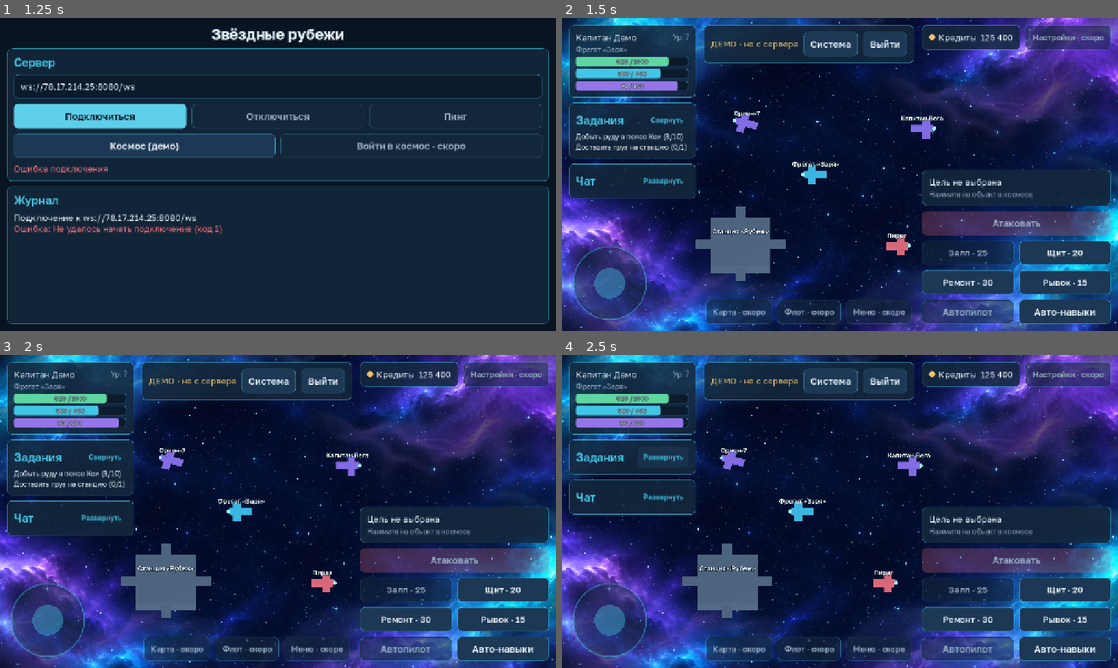
Above: before the commit, frames 1-4 (two rows, left to right).
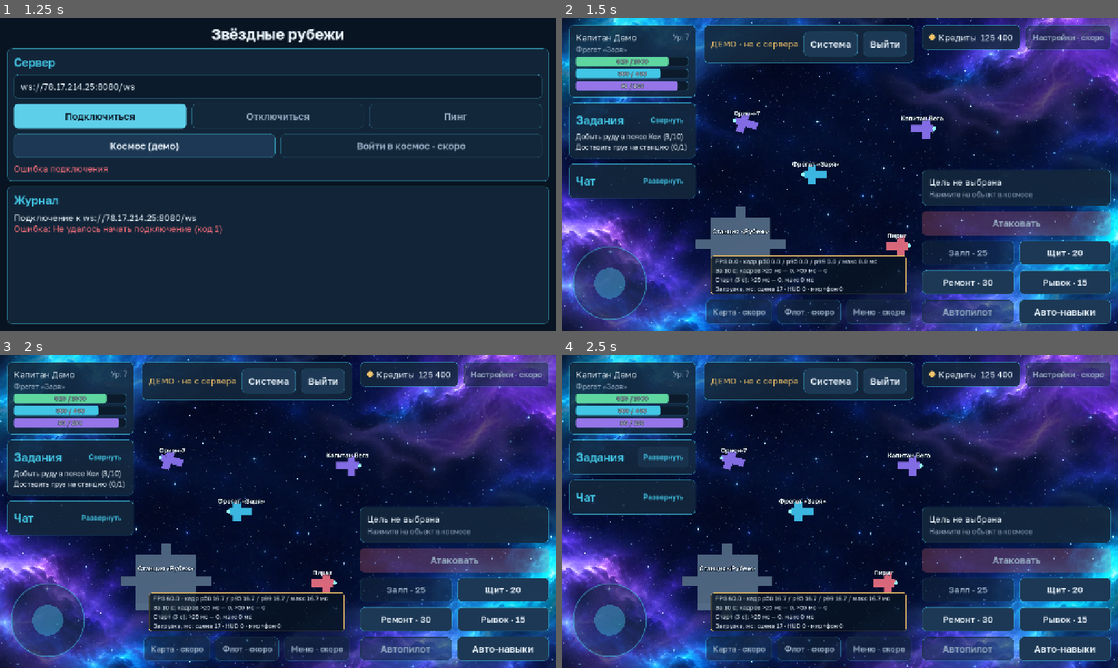
Above: after the commit, the same moments.

Repository: maillunex-lang/CosmocRPG
Game: Godot game, scene res://scenes/connect.tscn
Same seed, same stepped clock (60 frames per second), same inputs: the game is played once before the commit and once after it.
Inputs:
- Up to frame 1 (1.25 s): click "Подключиться" at 0.5 s
- Up to frame 2 (1.5 s): click "Космос (демо)" at 1.25 s
- Up to frame 3 (2 s): no input
- Up to frame 4 (2.5 s): click "Свернуть" at 2 s

Frame 1 is identical in both runs. In frame 2, 2.5% of the frame differs, in the area x 26-62%, y 75-89%; in frame 3, 2.6%; in frame 4, 2.6%.

Commit message:
Панель производительности и замеры загрузки сцены
Реальные интервалы кадров (FPS, p50/p95/p99, зависания), анализ первых
секунд после входа в космос, замеры этапов загрузки. Жест: три пальца
или F3. Панель стоит в слоте HUD (проверка раскладки поймала наложение
при якорях). Документ о замерах на телефоне, чек-лист публикации.

Co-Authored-By: Claude Sonnet 5.5 <noreply@anthropic.com>
Claude-Session: https://claude.ai/code/session_01Mco3UQWtYVEpxtMUn7wM55

Diff:
--- a/client/scenes/hud.tscn
+++ b/client/scenes/hud.tscn
@@ -176,6 +176,12 @@
 size_flags_vertical = 3
 mouse_filter = 2
 
+[node name="DebugSlot" type="VBoxContainer" parent="SafeArea/Columns/CenterStack"]
+unique_name_in_owner = true
+layout_mode = 2
+size_flags_horizontal = 4
+mouse_filter = 2
+
 [node name="BottomNav" type="HBoxContainer" parent="SafeArea/Columns/CenterStack"]
 unique_name_in_owner = true
 layout_mode = 2
--- a/client/scripts/space/space_screen.gd
+++ b/client/scripts/space/space_screen.gd
@@ -8,6 +8,7 @@
 const ShipView := preload("res://scripts/space/ship_view.gd")
 const UiGateway := preload("res://ui/gateway/ui_gateway.gd")
 const BackgroundLibrary := preload("res://ui/space_bg/background_library.gd")
+const FrameStats := preload("res://ui/debug/frame_stats.gd")
 
 signal exit_requested
 
@@ -24,6 +25,7 @@
 var _ships: Dictionary = {}       # id -> ShipView
 var _cam_goal := Vector3.ZERO
 var _bg_id := ""
+var stats: CanvasLayer   # отладочная панель производительности
 
 @onready var _hud: Control = %Hud
 @onready var _bg: Control = %SpaceBackground
@@ -45,6 +47,14 @@
 
 
 func _ready() -> void:
+	var t_ready := Time.get_ticks_msec()
+	stats = FrameStats.new()
+	add_child(stats)
+	stats.attach_to(_hud.get_node("%DebugSlot"))
+	if Session.opened_msec >= 0:
+		# от нажатия кнопки до начала _ready: загрузка и создание сцены, HUD и текстур
+		stats.mark("сцена", float(t_ready - Session.opened_msec))
+		Session.opened_msec = -1
 	theme = UiTheme.build()
 	_camera.position = Vector3(0, 28, 20)
 	_camera.look_at(_rig.global_position)
@@ -52,9 +62,12 @@
 	if gateway.get_parent() == null:
 		add_child(gateway)
 	_hud.bind(gateway)
+	stats.mark("HUD", float(Time.get_ticks_msec() - t_ready))
 	_hud.exit_requested.connect(_on_exit)
 	gateway.state_updated.connect(_on_state)
+	var t_state := Time.get_ticks_msec()
 	_on_state(gateway.snapshot())
+	stats.mark("мир+фон", float(Time.get_ticks_msec() - t_state))
 
 
 func _process(delta: float) -> void:
--- a/client/scripts/ui/connect_screen.gd
+++ b/client/scripts/ui/connect_screen.gd
@@ -47,6 +47,7 @@
 ## Демонстрационный космос: данные не с сервера (интерфейс сам покажет плашку «Демо»).
 func _open_demo_space() -> void:
 	Session.gateway = DemoGateway.new()
+	Session.opened_msec = Time.get_ticks_msec()
 	get_tree().change_scene_to_file("res://scenes/space.tscn")
 
 
--- /dev/null
+++ b/client/tests/frame_stats_test.gd
@@ -0,0 +1,223 @@
+extends SceneTree
+## Тест отладочной панели производительности: расчёт процентилей, зависаний, окна 10 с, кольцевого
+## буфера, анализа старта, меток загрузки, жестов, раскладки и интеграции в экран «Космос».
+## Запуск: godot --headless --path client --script res://tests/frame_stats_test.gd
+
+const FrameStats := preload("res://ui/debug/frame_stats.gd")
+const Session := preload("res://ui/session.gd")
+const DemoGateway := preload("res://ui/gateway/demo_gateway.gd")
+const UiSettings := preload("res://ui/ui_settings.gd")
+
+var _failures := 0
+var _checks := 0
+
+
+func _initialize() -> void:
+	_run.call_deferred()
+
+
+func _check(cond: bool, name: String) -> void:
+	_checks += 1
+	if cond:
+		print("PASS  ", name)
+	else:
+		_failures += 1
+		print("FAIL  ", name)
+
+
+func _stats_node() -> CanvasLayer:
+	UiSettings.override("debug_overlay", true)
+	var n: CanvasLayer = FrameStats.new()
+	root.add_child(n)
+	return n
+
+
+func _feed(n: CanvasLayer, count: int, ms: float, t0: float = 10.0) -> void:
+	for i in count:
+		n.record(ms, t0 + i * ms / 1000.0)
+
+
+func _run() -> void:
+	# ============ процентили ============
+	var arr := PackedFloat32Array()
+	for i in range(1, 101):
+		arr.append(float(i))
+	_check(FrameStats.percentile(arr, 0.50) == 50.0 and FrameStats.percentile(arr, 0.95) == 95.0 and FrameStats.percentile(arr, 0.99) == 99.0, "процентили p50/p95/p99 на ряду 1..100")
+	_check(FrameStats.percentile(arr, 1.0) == 100.0 and FrameStats.percentile(arr, 0.0) == 1.0, "процентили на границах")
+	_check(FrameStats.percentile(PackedFloat32Array(), 0.5) == 0.0, "процентиль пустого ряда равен нулю")
+	_check(FrameStats.percentile(PackedFloat32Array([7.0]), 0.99) == 7.0, "процентиль одного значения")
+
+	# ============ ровная работа ============
+	var n := _stats_node()
+	_check(n.stats()["n"] == 0 and n.stats()["fps"] == 0.0, "без кадров: нули без деления на ноль")
+	_feed(n, 600, 16.6)
+	var s: Dictionary = n.stats()
+	_check(absf(s["fps"] - 60.24) < 0.1 and absf(s["p50"] - 16.6) < 0.01 and s["hitches25"] == 0 and s["hitches50"] == 0, "ровные 16,6 мс: 60,2 FPS, зависаний нет")
+
+	# ============ зависания ============
+	for i in 5:
+		n.record(30.0, 20.0 + i * 0.03)
+	for i in 2:
+		n.record(60.0, 21.0 + i * 0.06)
+	s = n.stats()
+	_check(s["hitches25"] == 7 and s["hitches50"] == 2 and s["max"] == 60.0, "зависания считаются: >25 мс — 7, >50 мс — 2, макс 60")
+	_check(s["p99"] >= 30.0, "p99 отражает редкие длинные кадры (%.1f)" % s["p99"])
+	n.record(25.0, 22.0)
+	_check(n.stats()["hitches25"] == 7, "ровно 25 мс не считается зависанием (строго больше)")
+	n.queue_free()
+
+	# ============ окно 10 секунд ============
+	n = _stats_node()
+	n.record(200.0, 1.0)                 # давний фриз
+	_feed(n, 100, 16.6, 5.0)
+	_check(n.stats()["hitches50"] == 1, "фриз внутри окна виден")
+	_feed(n, 100, 16.6, 30.0)            # 25 секунд спустя
+	_check(n.stats()["hitches50"] == 0 and n.stats()["max"] < 20.0, "старые кадры (старше 10 с) в показатели не входят")
+	n.queue_free()
+
+	# ============ кольцевой буфер ============
+	n = _stats_node()
+	_feed(n, FrameStats.RING * 3, 16.6)
+	_check(n._count == FrameStats.RING, "кольцо не растёт: хранится не больше %d кадров" % FrameStats.RING)
+	n.record(80.0, 500.0)
+	_check(n.stats()["max"] == 80.0 and n.stats()["n"] <= FrameStats.RING, "новые кадры вытесняют старые")
+	n.queue_free()
+
+	# ============ анализ старта ============
+	n = _stats_node()
+	n.record(349.0, 0.15)
+	n.record(100.0, 0.66)
+	n.record(116.0, 1.31)
+	n.record(40.0, 2.0)
+	n.record(500.0, 5.0)                 # после первых 3 секунд в старт не входит
+	n.record(16.6, 1.0)
+	_check(n.startup_hitches == 4 and n.startup_max_ms == 349.0, "старт: 4 зависания, макс 349 мс; кадр на 5-й секунде не учтён")
+	for i in 10:
+		n.record(30.0 + i, 0.5 + i * 0.01)
+	_check(n.startup_list.size() == FrameStats.MAX_STARTUP_LIST, "список заметных кадров старта ограничен (%d)" % n.startup_list.size())
+	var top := 0.0
+	for e in n.startup_list:
+		top = maxf(top, e["ms"])
+	_check(top == 349.0, "в списке остаются самые длинные кадры")
+	n.queue_free()
+
+	# ============ метки загрузки и текст ============
+	n = _stats_node()
+	_feed(n, 60, 16.6)
+	n.mark("сцена", 412.0)
+	n.mark("HUD", 55.0)
+	var t: String = n.text()
+	_check("FPS 60" in t and "p99" in t and "сцена 412" in t and "HUD 55" in t, "текст панели содержит FPS, процентили и метки загрузки")
+	_check(t.split("\n").size() >= 4, "текст разбит на строки (%d)" % t.split("\n").size())
+	_check(n._label.text == t, "панель показывает актуальный текст")
+	n.queue_free()
+
+	# ============ жесты и состояние ============
+	UiSettings.override("debug_overlay", null)
+	UiSettings.set_bool("debug_overlay", true)
+	n = FrameStats.new()
+	root.add_child(n)
+	_check(n.visible, "состояние берётся из настроек (включено)")
+	var f3 := InputEventKey.new()
+	f3.keycode = KEY_F3
+	f3.pressed = true
+	n._input(f3)
+	_check(not n.visible and not n._panel.visible and not UiSettings.get_bool("debug_overlay", true), "F3 выключает панель и запоминает выбор")
+	n._input(f3)
+	_check(n.visible and n._panel.visible and UiSettings.get_bool("debug_overlay", false), "F3 включает панель снова")
+	for idx in [0, 1]:
+		var tt := InputEventScreenTouch.new()
+		tt.index = idx
+		tt.pressed = true
+		n._input(tt)
+	_check(n.visible, "одно и два касания панель не переключают")
+	var third := InputEventScreenTouch.new()
+	third.index = 2
+	third.pressed = true
+	n._input(third)
+	_check(not n.visible, "третий палец переключает панель")
+	var release := InputEventScreenTouch.new()
+	release.index = 2
+	release.pressed = false
+	n._input(release)
+	_check(not n.visible, "отпускание пальца панель не переключает")
+	var echo := InputEventKey.new()
+	echo.keycode = KEY_F3
+	echo.pressed = true
+	echo.echo = true
+	n._input(echo)
+	_check(not n.visible, "автоповтор клавиши не переключает панель")
+	_check(n._panel.mouse_filter == Control.MOUSE_FILTER_IGNORE and n._label.mouse_filter == Control.MOUSE_FILTER_IGNORE, "панель не перехватывает ввод")
+	n.queue_free()
+	UiSettings.set_bool("debug_overlay", FrameStats.DEFAULT_VISIBLE)
+
+	# ============ значение по умолчанию и список «перед публикацией» ============
+	var roadmap := FileAccess.get_file_as_string(ProjectSettings.globalize_path("res://").path_join("../docs/ROADMAP.md"))
+	_check(roadmap.contains("Перед публикацией") and roadmap.contains("DEFAULT_VISIBLE"), "в ROADMAP есть пункт «Перед публикацией» про отключение панели FPS")
+	UiSettings.override("debug_overlay", null)
+
+	# ============ интеграция в экран «Космос» ============
+	UiSettings.override("reduce_motion", true)
+	for with_open in [false, true]:
+		var gw = DemoGateway.new()
+		gw.auto_tick = false
+		Session.gateway = gw
+		Session.opened_msec = Time.get_ticks_msec() if with_open else -1
+		if with_open:
+			await create_timer(0.26).timeout  # «загрузка» длится не меньше 260 мс
+		var holder := SubViewport.new()
+		holder.size = Vector2i(1280, 720)
+		holder.disable_3d = true
+		root.add_child(holder)
+		var screen: Control = load("res://scenes/space.tscn").instantiate()
+		screen.auto_exit = false
+		holder.add_child(screen)
+		for i in 5:
+			await process_frame
+		var st: CanvasLayer = screen.stats
+		_check(st != null and st.marks.has("HUD") and st.marks.has("мир+фон"), "экран космоса: замеры HUD и мира с фоном записаны (%s)" % str(st.marks.keys()))
+		_check(st.marks.has("сцена") == with_open, "экран космоса: метка «сцена» %s" % ("есть, когда задан момент открытия" if with_open else "отсутствует при прямом запуске"))
+		if with_open:
+			_check(st.marks["сцена"] >= 250.0 and st.marks["сцена"] < 5000.0, "метка «сцена» разумна (%.0f мс)" % st.marks["сцена"])
+			_check(Session.opened_msec == -1, "момент открытия сбрасывается после замера")
+		_check(st.stats()["n"] > 0, "кадры реально записываются (%d)" % st.stats()["n"])
+		holder.queue_free()
+		Session.gateway = null
+	# раскладка: панель не налезает на нижнюю панель и колонки HUD
+	for size in [Vector2i(1280, 720), Vector2i(1572, 720), Vector2i(1280, 960)]:
+		UiSettings.override("debug_overlay", true)
+		var gw2 = DemoGateway.new()
+		gw2.auto_tick = false
+		Session.gateway = gw2
+		var h2 := SubViewport.new()
+		h2.size = size
+		h2.disable_3d = true
+		root.add_child(h2)
+		var sc: Control = load("res://scenes/space.tscn").instantiate()
+		sc.auto_exit = false
+		h2.add_child(sc)
+		sc.stats.mark("сцена", 1234.0)
+		sc.stats.mark("HUD", 88.0)
+		sc.stats.mark("мир+фон", 40.0)
+		for i in 4:
+			await process_frame
+		var panel: Control = sc.stats._panel
+		var rect := panel.get_global_rect()
+		var vp := Rect2(Vector2.ZERO, Vector2(size))
+		var hud: Control = sc.get_node("%Hud")
+		var others := []
+		for nm in ["BottomNav", "RightStack", "LeftStack", "DemoBar"]:
+			var node := hud.find_child(nm, true, false) as Control
+			if node != null and rect.intersects(node.get_global_rect()):
+				others.append(nm)
+		_check(panel.get_parent() == hud.get_node("%DebugSlot"), "панель FPS %dx%d: размещена в слоте HUD" % [size.x, size.y])
+		_check(vp.encloses(rect), "панель FPS %dx%d: внутри экрана %s" % [size.x, size.y, str(rect)])
+		_check(others.is_empty(), "панель FPS %dx%d: не налезает на HUD %s" % [size.x, size.y, str(others)])
+		h2.queue_free()
+		Session.gateway = null
+		await process_frame
+	UiSettings.override("debug_overlay", null)
+	UiSettings.override("reduce_motion", null)
+
+	print("Итого: проверок %d, провалов %d" % [_checks, _failures])
+	quit(1 if _failures > 0 else 0)
--- a/client/tests/hud_test.gd
+++ b/client/tests/hud_test.gd
@@ -425,7 +425,7 @@
 
 	# блоки не пересекаются между собой
 	var blocks := []
-	for nm in ["%ProfileCard" if false else "ProfileCard", "QuestsCard", "ChatCard", "Joystick", "DemoBar", "AlertBar", "BottomNav", "TopRight", "TargetCard", "AttackButton", "SkillsGrid", "ToggleRow"]:
+	for nm in ["ProfileCard", "QuestsCard", "ChatCard", "Joystick", "DemoBar", "AlertBar", "DebugSlot", "BottomNav", "TopRight", "TargetCard", "AttackButton", "SkillsGrid", "ToggleRow"]:
 		var node := hud.find_child(nm, true, false) as Control
 		if node != null and node.visible and node.size.x > 0.0 and node.size.y > 0.0:
 			blocks.append(node)
--- /dev/null
+++ b/client/ui/debug/frame_stats.gd
@@ -0,0 +1,196 @@
+extends CanvasLayer
+## Отладочная панель производительности: реальные интервалы между кадрами (FPS, процентили, зависания)
+## и длительность этапов загрузки сцены. Нужна, чтобы по записи экрана на телефоне получать точные цифры
+## плавности. Включение: касание тремя пальцами или клавиша F3. Состояние запоминается (настройка debug_overlay).
+##
+## В тестовых сборках панель по умолчанию включена. ПЕРЕД ПУБЛИКАЦИЕЙ значение DEFAULT_VISIBLE поставить false
+## (пункт в docs/ROADMAP.md «Перед публикацией»; проверяется тестом frame_stats_test).
+
+const Tokens := preload("res://ui/theme/tokens.gd")
+const UiSettings := preload("res://ui/ui_settings.gd")
+
+const DEFAULT_VISIBLE := true
+const RING := 720                 # сколько последних кадров хранится (около 12 с при 60 FPS)
+const WINDOW_SEC := 10.0          # окно, по которому считаются показатели
+const HITCH_MS := 25.0            # кадр дольше этого считается «заиканием»
+const BIG_HITCH_MS := 50.0        # заметный фриз
+const STARTUP_SEC := 3.0          # первые секунды после появления экрана анализируются отдельно
+const MAX_STARTUP_LIST := 6
+const REFRESH_SEC := 0.5
+const MAX_WIDTH := 430.0          # панель не шире центральной колонки HUD (не налезает на кнопки справа)
+
+var _ms := PackedFloat32Array()     # кольцо: длительность кадров, мс
+var _at := PackedFloat32Array()     # кольцо: время кадра от старта, с
+var _head := 0
+var _count := 0
+var _start_usec := 0
+var _last_usec := 0
+var _accum := 0.0
+
+var startup_hitches := 0
+var startup_max_ms := 0.0
+var startup_list: Array = []        # [{t, ms}] самые заметные кадры при старте
+var marks: Dictionary = {}          # этап -> длительность, мс
+
+var _panel: PanelContainer
+var _label: Label
+
+
+static func percentile(sorted: PackedFloat32Array, p: float) -> float:
+	if sorted.is_empty():
+		return 0.0
+	var idx := clampi(int(ceil(p * sorted.size())) - 1, 0, sorted.size() - 1)
+	return sorted[idx]
+
+
+func _ready() -> void:
+	layer = 100
+	_ms.resize(RING)
+	_at.resize(RING)
+	_start_usec = Time.get_ticks_usec()
+	_last_usec = _start_usec
+	_panel = PanelContainer.new()
+	_panel.mouse_filter = Control.MOUSE_FILTER_IGNORE
+	var sb := StyleBoxFlat.new()
+	sb.bg_color = Color(Tokens.BG, 0.78)
+	sb.border_color = Color(Tokens.RARE, 0.6)
+	sb.set_border_width_all(1)
+	sb.set_corner_radius_all(6)
+	sb.content_margin_left = 10
+	sb.content_margin_right = 10
+	sb.content_margin_top = 4
+	sb.content_margin_bottom = 4
+	_panel.add_theme_stylebox_override("panel", sb)
+	_label = Label.new()
+	_label.mouse_filter = Control.MOUSE_FILTER_IGNORE
+	_label.add_theme_font_size_override("font_size", 14)
+	_label.autowrap_mode = TextServer.AUTOWRAP_WORD_SMART
+	_label.custom_minimum_size.x = MAX_WIDTH
+	_label.add_theme_color_override("font_color", Tokens.TEXT)
+	_panel.add_child(_label)
+	add_child(_panel)  # пока не прикреплена к HUD: сама по себе внизу по центру
+	_panel.set_anchors_and_offsets_preset(Control.PRESET_CENTER_BOTTOM, Control.PRESET_MODE_MINSIZE)
+	_panel.grow_horizontal = Control.GROW_DIRECTION_BOTH
+	_panel.grow_vertical = Control.GROW_DIRECTION_BEGIN
+	_panel.offset_bottom = -78.0
+	_set_shown(UiSettings.get_bool("debug_overlay", DEFAULT_VISIBLE))
+	_refresh()
+
+
+## Переносит панель внутрь контейнера HUD: расположением управляет контейнер, поэтому панель не налезает
+## на другие блоки при любых размерах экрана и вырезах.
+func attach_to(container: Control) -> void:
+	if _panel.get_parent() != null:
+		_panel.get_parent().remove_child(_panel)
+	_panel.set_anchors_preset(Control.PRESET_TOP_LEFT)
+	_panel.offset_left = 0.0
+	_panel.offset_top = 0.0
+	_panel.offset_right = 0.0
+	_panel.offset_bottom = 0.0
+	_panel.grow_horizontal = Control.GROW_DIRECTION_END
+	_panel.grow_vertical = Control.GROW_DIRECTION_END
+	_panel.size_flags_horizontal = Control.SIZE_SHRINK_CENTER
+	container.add_child(_panel)
+
+
+func _set_shown(v: bool) -> void:
+	visible = v
+	_panel.visible = v  # панель может жить вне слоя (после attach_to)
+
+
+func _process(_delta: float) -> void:
+	var now := Time.get_ticks_usec()
+	record(float(now - _last_usec) / 1000.0, float(now - _start_usec) / 1000000.0)
+	_last_usec = now
+	_accum += _delta
+	if visible and _accum >= REFRESH_SEC:
+		_accum = 0.0
+		_refresh()
+
+
+## Записать кадр: длительность в мс и время от старта в секундах.
+func record(ms: float, t_sec: float) -> void:
+	_ms[_head] = ms
+	_at[_head] = t_sec
+	_head = (_head + 1) % RING
+	_count = mini(_count + 1, RING)
+	if t_sec <= STARTUP_SEC:
+		if ms > HITCH_MS:
+			startup_hitches += 1
+			startup_max_ms = maxf(startup_max_ms, ms)
+			startup_list.append({"t": t_sec, "ms": ms})
+			if startup_list.size() > MAX_STARTUP_LIST:
+				startup_list.sort_custom(func(a: Dictionary, b: Dictionary) -> bool: return a["ms"] > b["ms"])
+				startup_list.resize(MAX_STARTUP_LIST)
+
+
+## Длительность этапа загрузки (мс), показывается в панели.
+func mark(stage: String, ms: float) -> void:
+	marks[stage] = ms
+	_refresh()
+
+
+## Показатели за последние WINDOW_SEC секунд.
+func stats() -> Dictionary:
+	var newest := _at[(_head - 1 + RING) % RING] if _count > 0 else 0.0
+	var vals := PackedFloat32Array()
+	var sum := 0.0
+	var h25 := 0
+	var h50 := 0
+	for i in _count:
+		var idx := (_head - 1 - i + RING) % RING
+		if newest - _at[idx] > WINDOW_SEC:
+			break
+		var v := _ms[idx]
+		vals.append(v)
+		sum += v
+		if v > HITCH_MS:
+			h25 += 1
+		if v > BIG_HITCH_MS:
+			h50 += 1
+	if vals.is_empty():
+		return {"n": 0, "fps": 0.0, "p50": 0.0, "p95": 0.0, "p99": 0.0, "max": 0.0, "hitches25": 0, "hitches50": 0}
+	vals.sort()
+	return {
+		"n": vals.size(), "fps": 1000.0 / (sum / vals.size()),
+		"p50": percentile(vals, 0.50), "p95": percentile(vals, 0.95), "p99": percentile(vals, 0.99),
+		"max": vals[vals.size() - 1], "hitches25": h25, "hitches50": h50,
+	}
+
+
+func text() -> String:
+	var s := stats()
+	var lines: Array[String] = []
+	lines.append("FPS %.1f · кадр p50 %.1f / p95 %.1f / p99 %.1f / макс %.1f мс" % [s["fps"], s["p50"], s["p95"], s["p99"], s["max"]])
+	lines.append("За 10 с: кадров >25 мс — %d, >50 мс — %d" % [s["hitches25"], s["hitches50"]])
+	lines.append("Старт (%d с): >25 мс — %d, макс %.0f мс" % [int(STARTUP_SEC), startup_hitches, startup_max_ms])
+	if not startup_list.is_empty():
+		var parts: Array[String] = []
+		for e in startup_list:
+			parts.append("%.2fс/%.0fмс" % [e["t"], e["ms"]])
+		lines.append("  " + ", ".join(parts))
+	if not marks.is_empty():
+		var parts: Array[String] = []
+		for k in marks:
+			parts.append("%s %.0f" % [k, marks[k]])
+		lines.append("Загрузка, мс: " + " · ".join(parts))
+	return "\n".join(lines)
+
+
+func _refresh() -> void:
+	if _label != null:
+		_label.text = text()
+
+
+func toggle() -> void:
+	_set_shown(not visible)
+	UiSettings.set_bool("debug_overlay", visible)
+	if visible:
+		_refresh()
+
+
+func _input(event: InputEvent) -> void:
+	if event is InputEventScreenTouch and event.pressed and event.index == 2:
+		toggle()  # третий палец
+	elif event is InputEventKey and event.pressed and not event.echo and event.keycode == KEY_F3:
+		toggle()
--- a/client/ui/session.gd
+++ b/client/ui/session.gd
@@ -5,3 +5,6 @@
 const UiGateway := preload("res://ui/gateway/ui_gateway.gd")
 
 static var gateway: UiGateway = null
+## Момент (мс движка), когда экран подключения запросил открытие космоса, для замера времени загрузки
+## сцены. -1: не задан (прямой запуск сцены).
+static var opened_msec := -1
Not shown, added: client/ui/debug/frame_stats.gd.uid
Not shown, changed: docs/HANDOFF.md
Not shown, changed: docs/ROADMAP.md
Not shown, added: docs/ui/PERFORMANCE.md
Not shown, changed: docs/ui/UI_CHANGELOG.md
Not shown, changed: tools/test_client.sh
